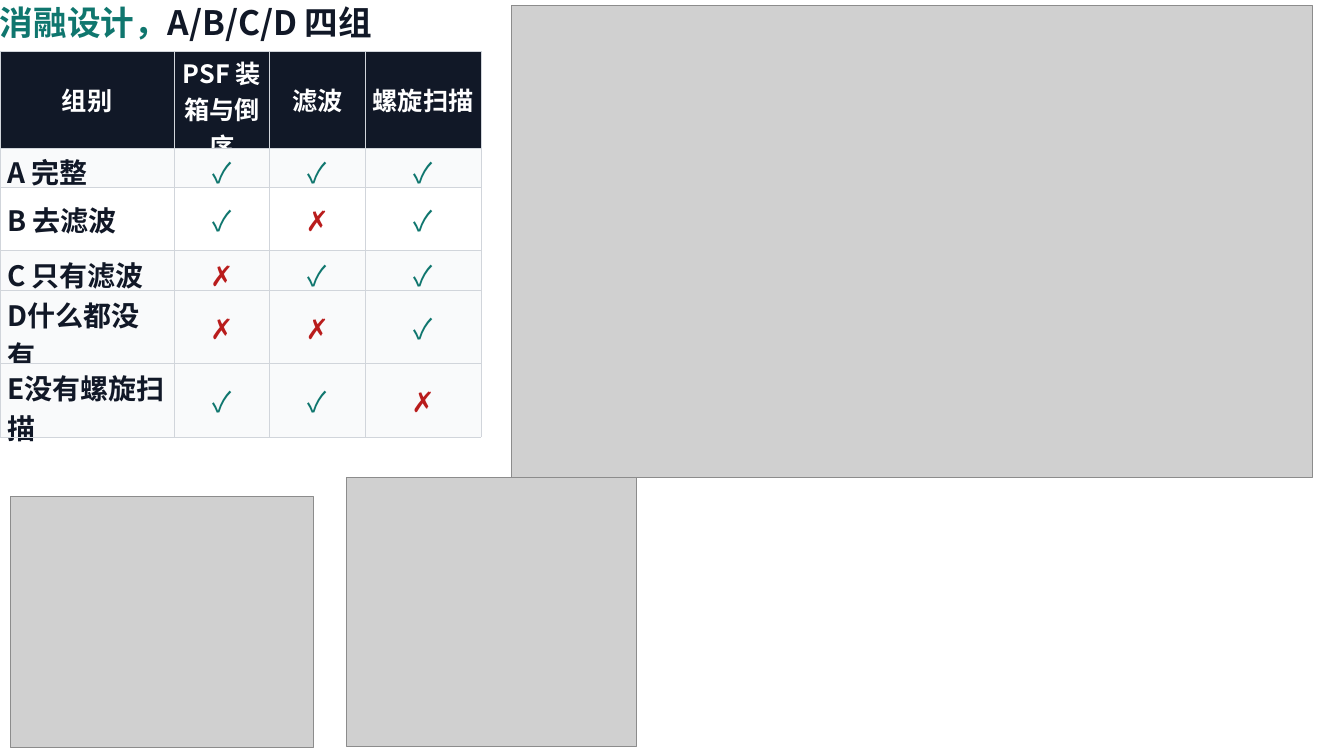
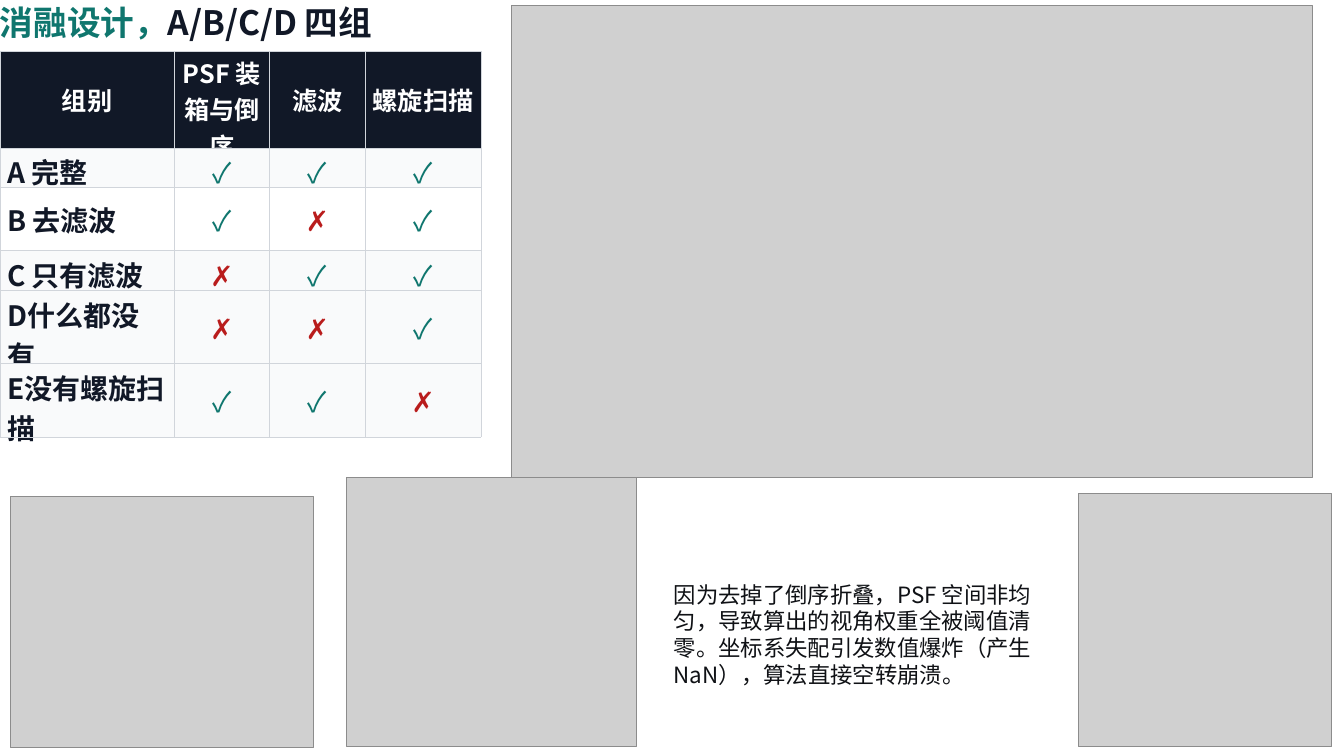
Before and after one commit to hyx0320/LightField-deconvolution-master, a slide deck: slide 14 of 光场显微成像的相位空间反卷积.pptx. Drawn at 1344x756 pixels with LibreOffice and Linux fonts; fonts in the diff are those of the drawing; grey boxes stand for pictures. Boxes give left, top, right and bottom in pixels: in the first picture for what was removed or moved away, otherwise in the second. Text is boxed around its words. In the diff, an @@ line names an element or a change of style, - is before the commit and + after.

```diff
--- a/光场显微成像的相位空间反卷积.pptx
+++ b/光场显微成像的相位空间反卷积.pptx
@@ picture added at (x1=1079, y1=494, x2=1332, y2=747) @@
@@ text added at (x1=674, y1=584, x2=1032, y2=686), 16 pt, text #0F1115 @@
+因为去掉了倒序折叠，PSF 空间非均匀，导致算出的视角权重全被阈值清零。坐标系失配引发数值爆炸（产生 NaN），算法直接空转崩溃。
```
Also in this commit, not shown: 1 other slide changed, 1 slide added, 1 slide removed.
